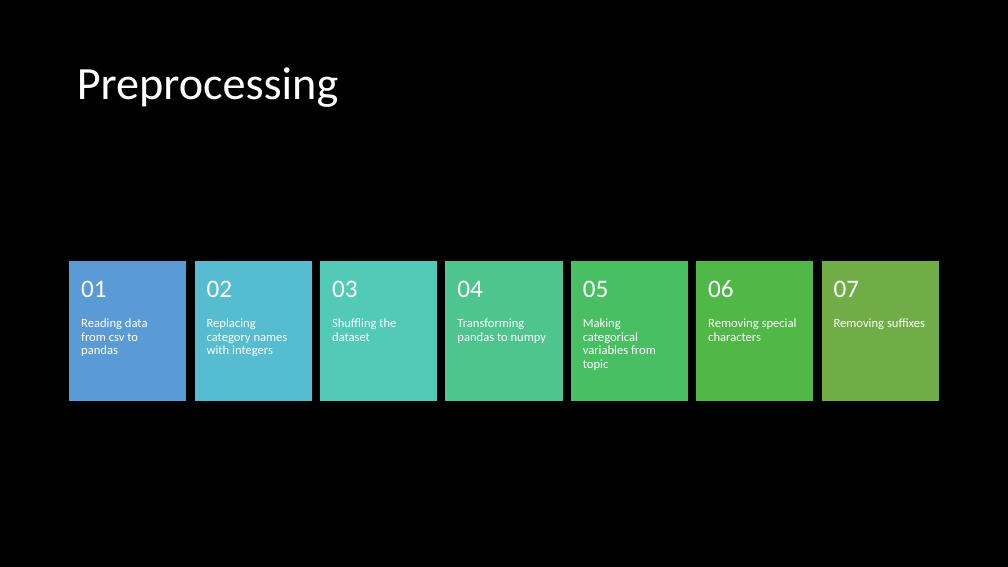
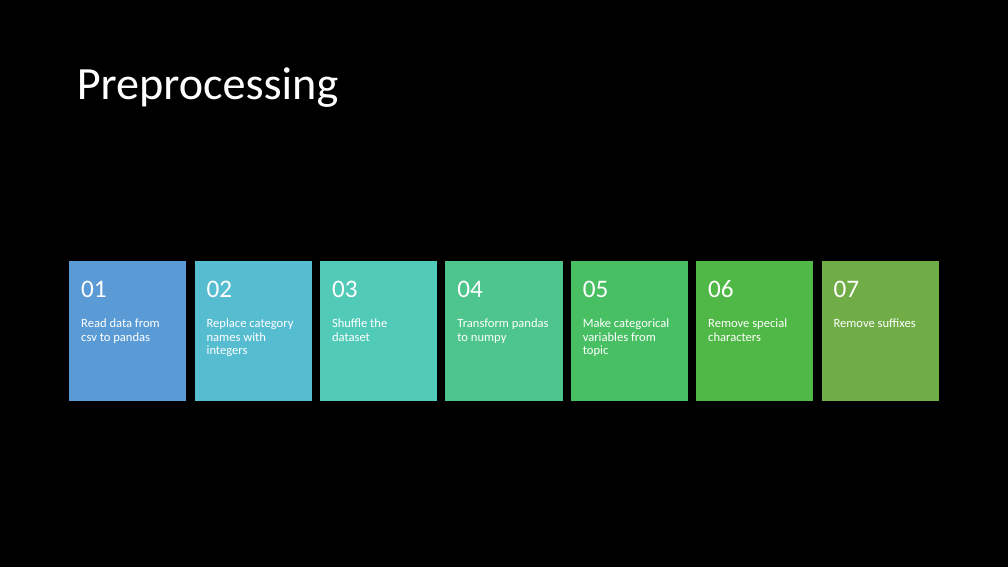
Before and after one commit to geakos/Text_classification, a slide deck: slide 3 of Text_classification.pptx. Drawn at 1008x567 pixels with LibreOffice and Linux fonts; fonts in the diff are those of the drawing; background and template pictures are left out. Boxes give left, top, right and bottom in pixels: in the first picture for what was removed or moved away, otherwise in the second. Text is boxed around its words. In the diff, an @@ line names an element or a change of style, - is before the commit and + after.

```diff
--- a/Text_classification.pptx
+++ b/Text_classification.pptx
@@ text at (x1=81, y1=318, x2=160, y2=343): text changed @@
-Reading data from csv to pandas
+Read data from csv to pandas
@@ text at (x1=207, y1=318, x2=293, y2=356): text changed @@
-Replacing category names with integers
+Replace category names with integers
@@ text at (x1=332, y1=318, x2=387, y2=341): text changed @@
-Shuffling the dataset
+Shuffle the dataset
@@ text at (x1=457, y1=318, x2=549, y2=343): text changed @@
-Transforming pandas to numpy
+Transform pandas to numpy
@@ text at (x1=583, y1=318, x2=669, y2=356): text changed @@
-Making categorical variables from topic
+Make categorical variables from topic
@@ text at (x1=708, y1=318, x2=787, y2=341): text changed @@
-Removing special characters
+Remove special characters
@@ text at (x1=834, y1=318, x2=916, y2=327): text changed @@
-Removing suffixes
+Remove suffixes
```
Also in this commit, not shown: 1 other slide changed.
